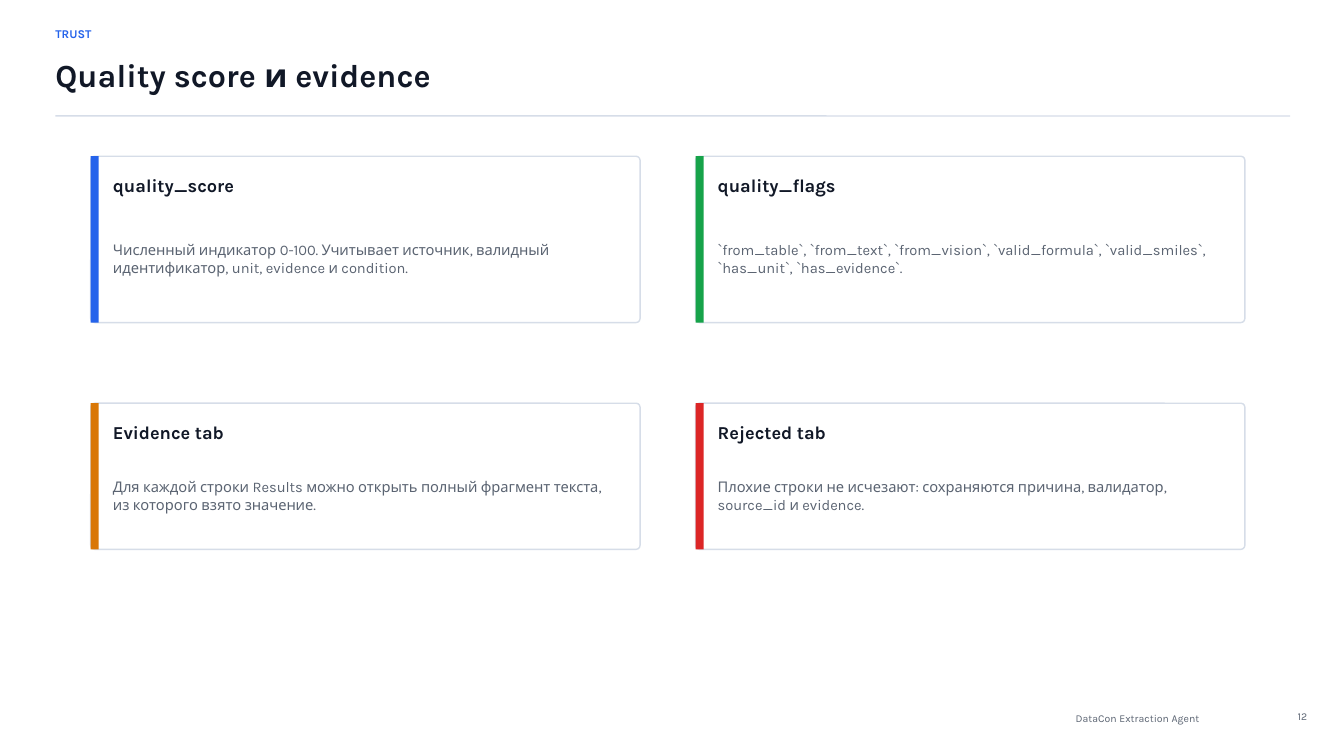
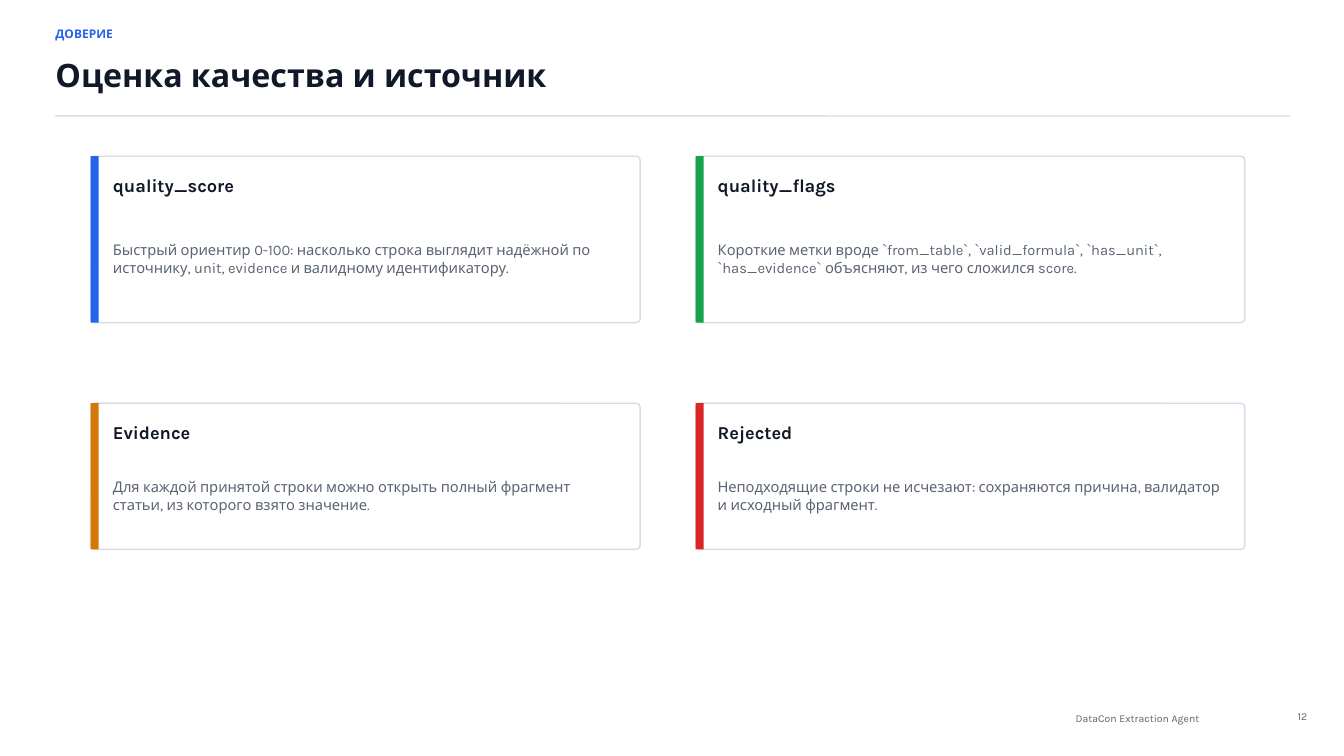
Before and after one commit to Aillight/DATACON-Million-miles-of-SMILES, a slide deck: slide 12 of presentation/DataCon_Extraction_Agent_Presentation.pptx. Drawn at 1344x756 pixels with LibreOffice and Linux fonts; fonts in the diff are those of the drawing. Boxes give left, top, right and bottom in pixels: in the first picture for what was removed or moved away, otherwise in the second. Text is boxed around its words. In the diff, an @@ line names an element or a change of style, - is before the commit and + after.

```diff
--- a/presentation/DataCon_Extraction_Agent_Presentation.pptx
+++ b/presentation/DataCon_Extraction_Agent_Presentation.pptx
@@ text at bbox=[55, 29, 112, 41]: text changed @@
-TRUST
+ДОВЕРИЕ
@@ text at bbox=[55, 63, 546, 94]: text changed @@
-Quality score и evidence
+Оценка качества и источник
@@ text at bbox=[113, 244, 590, 277]: text changed @@
-Численный индикатор 0-100. Учитывает источник, валидный идентификатор, unit, evidence и condition.
+Быстрый ориентир 0-100: насколько строка выглядит надёжной по источнику, unit, evidence и валидному идентификатору.
@@ text at bbox=[718, 244, 1162, 273]: text changed @@
-`from_table`, `from_text`, `from_vision`, `valid_formula`, `valid_smiles`, `has_unit`, `has_evidence`.
+Короткие метки вроде `from_table`, `valid_formula`, `has_unit`, `has_evidence` объясняют, из чего сложился score.
@@ text at bbox=[113, 426, 190, 440]: text changed @@
-Evidence tab
+Evidence
@@ text at bbox=[718, 426, 793, 444]: text changed @@
-Rejected tab
+Rejected
@@ text at bbox=[113, 481, 571, 514]: text changed @@
-Для каждой строки Results можно открыть полный фрагмент текста, из которого взято значение.
+Для каждой принятой строки можно открыть полный фрагмент статьи, из которого взято значение.
@@ text at bbox=[718, 481, 1220, 514]: text changed @@
-Плохие строки не исчезают: сохраняются причина, валидатор, source_id и evidence.
+Неподходящие строки не исчезают: сохраняются причина, валидатор и исходный фрагмент.
```
Also in this commit, not shown: 19 other slides changed, 1 other file.
